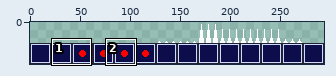
Sprite sheet, stored at Assets/picTab.png. Above, an overview of the earlier version with the close-up marked.
Close-up. The starting point:
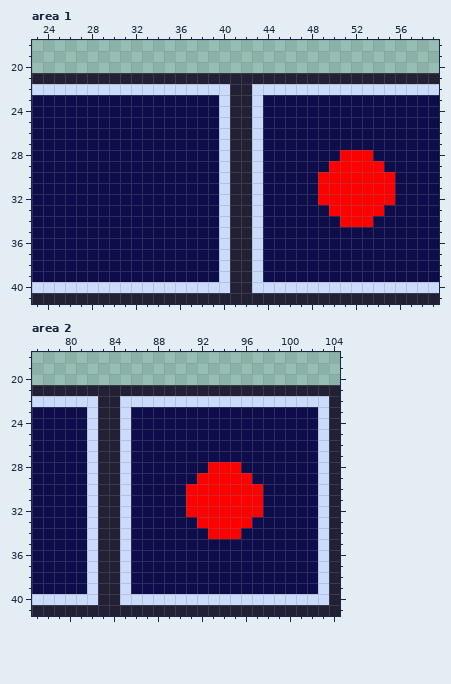
The file is 294x42 pixels. Shown: area 1: x 23..59, y 18..41; area 2: x 77..104, y 18..41.
The result:
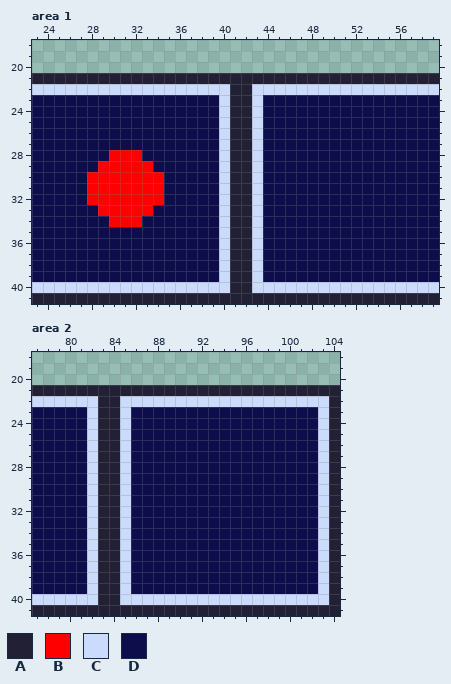
Palette (. is transparent): A #222034  B #ff0000  C #cbdbfc  D #0d0d4c
Edits made:
{"where": "area 1"}
{"y":28,"x":30,"old":"DDD","new":"BBB"}
{"y":28,"x":51,"old":"BBB","new":"DDD"}
{"y":29,"x":29,"old":"DDDDD","new":"BBBBB"}
{"y":29,"x":50,"old":"BBBBB","new":"DDDDD"}
{"y":30,"x":28,"old":"DDDDDDD","new":"BBBBBBB"}
{"y":30,"x":49,"old":"BBBBBBB","new":"DDDDDDD"}
{"y":31,"x":28,"old":"DDDDDDD","new":"BBBBBBB"}
{"y":31,"x":49,"old":"BBBBBBB","new":"DDDDDDD"}
{"y":32,"x":28,"old":"DDDDDDD","new":"BBBBBBB"}
{"y":32,"x":49,"old":"BBBBBBB","new":"DDDDDDD"}
{"y":33,"x":29,"old":"DDDDD","new":"BBBBB"}
{"y":33,"x":50,"old":"BBBBB","new":"DDDDD"}
{"y":34,"x":30,"old":"DDD","new":"BBB"}
{"y":34,"x":51,"old":"BBB","new":"DDD"}
{"where": "area 2"}
{"y":28,"x":93,"old":"BBB","new":"DDD"}
{"y":29,"x":92,"old":"BBBBB","new":"DDDDD"}
{"y":30,"x":91,"old":"BBBBBBB","new":"DDDDDDD"}
{"y":31,"x":91,"old":"BBBBBBB","new":"DDDDDDD"}
{"y":32,"x":91,"old":"BBBBBBB","new":"DDDDDDD"}
{"y":33,"x":92,"old":"BBBBB","new":"DDDDD"}
{"y":34,"x":93,"old":"BBB","new":"DDD"}
{"label":"changed","picture_box":[87,150,164,227]}
{"label":"changed","picture_box":[318,150,395,227]}
{"label":"changed","picture_box":[186,462,263,539]}
